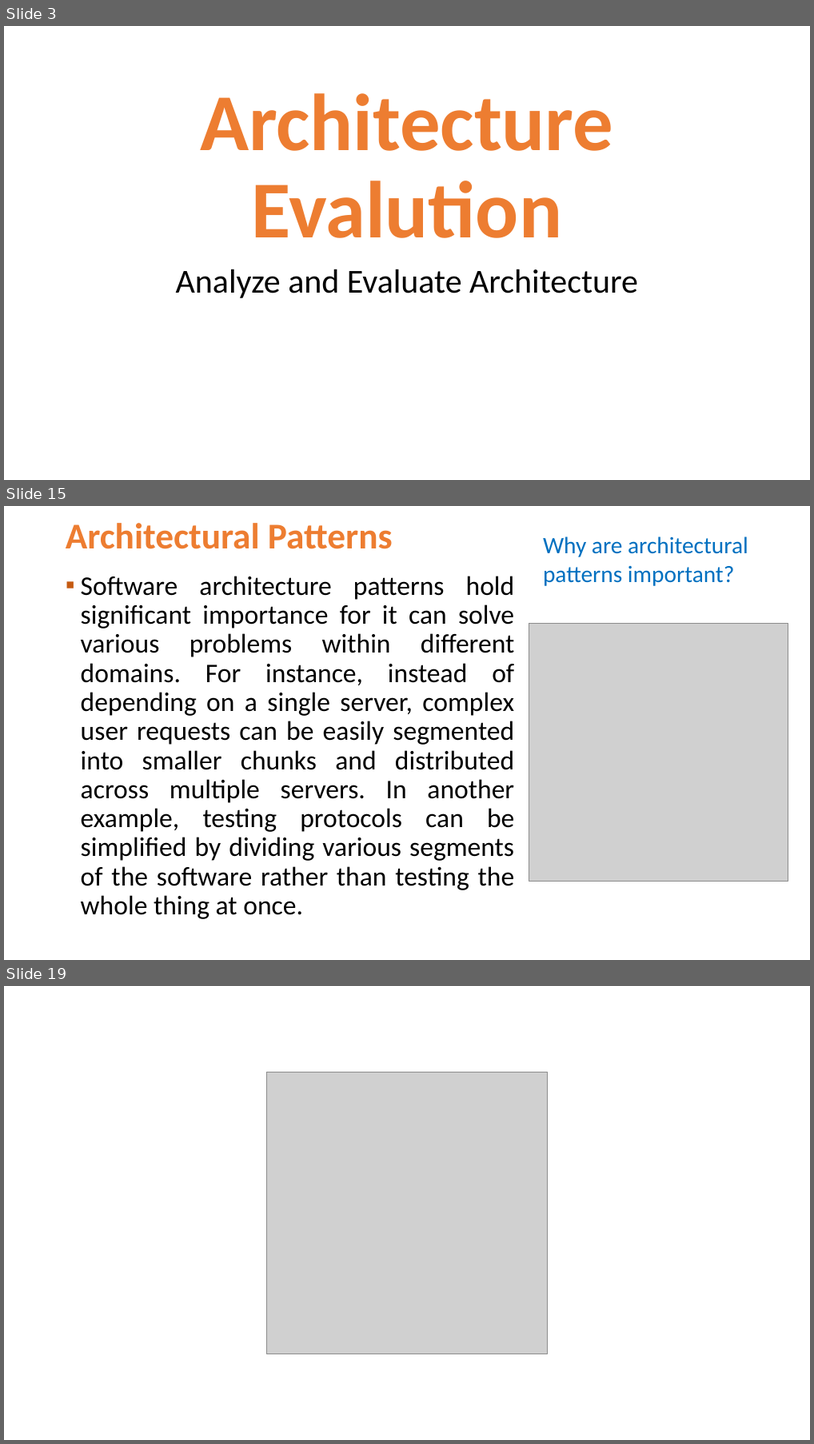
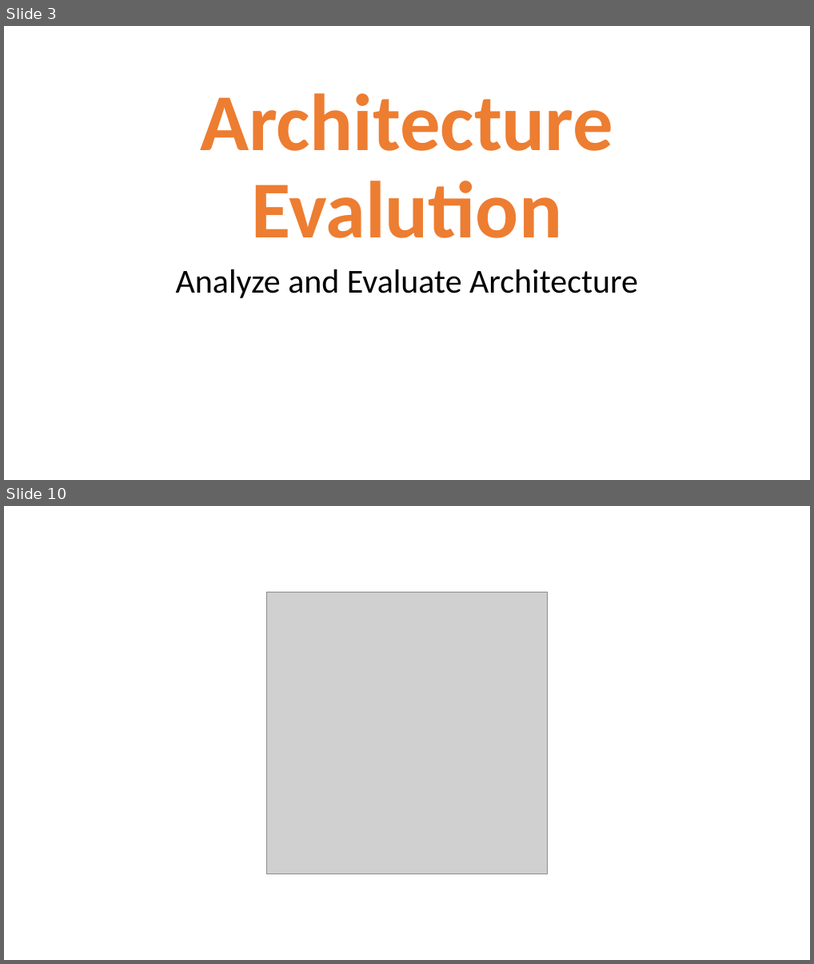
Before and after one commit to Jucer74/SoftwareArchitecture, a slide deck: Clases/05-ArchitectureEvaluation/SoftwareArchitecture-ArchitectureEvaluation.pptx. Shown one above the other, each under a label of ours: slides 3, 15 and 19 before the commit, slides 3 and 10 after it; the slides between them are not shown. The pictures are 814x1444 and 814x964 pixels, drawn with LibreOffice and Linux fonts; fonts in the diff are those of the drawing; grey boxes stand for pictures; background and template pictures are left out. Boxes give left, top, right and bottom in pixels: in the first picture for what was removed or moved away, otherwise in the second. Text is boxed around its words. In the diff, an @@ line names an element or a change of style, - is before the commit and + after.

```diff
--- a/Clases/05-ArchitectureEvaluation/SoftwareArchitecture-ArchitectureEvaluation.pptx
+++ b/Clases/05-ArchitectureEvaluation/SoftwareArchitecture-ArchitectureEvaluation.pptx
@@ slide 15 removed at (x1=4, y1=506, x2=810, y2=960), background #FFFFFF @@
@@ title removed at (x1=66, y1=523, x2=393, y2=549) @@
-Architectural Patterns
@@ text removed at (x1=543, y1=536, x2=749, y2=586) @@
-Why are architectural patterns important?
@@ text removed at (x1=81, y1=576, x2=515, y2=919) @@
-▪ Software architecture patterns hold significant importance for it can solve various problems within different domains. For instance, instead of depending on a single server, complex user requests can be easily segmented into smaller chunks and distributed across multiple servers. In another example, testing protocols can be simplified by dividing various segments of the software rather than testing the whole thing at once.
@@ picture removed at (x1=529, y1=624, x2=788, y2=880) @@
@@ what was slide 19 is now slide 10 @@
```
Also in this commit, not shown: 1 slide changed, 5 slides added, 13 other slides removed.
